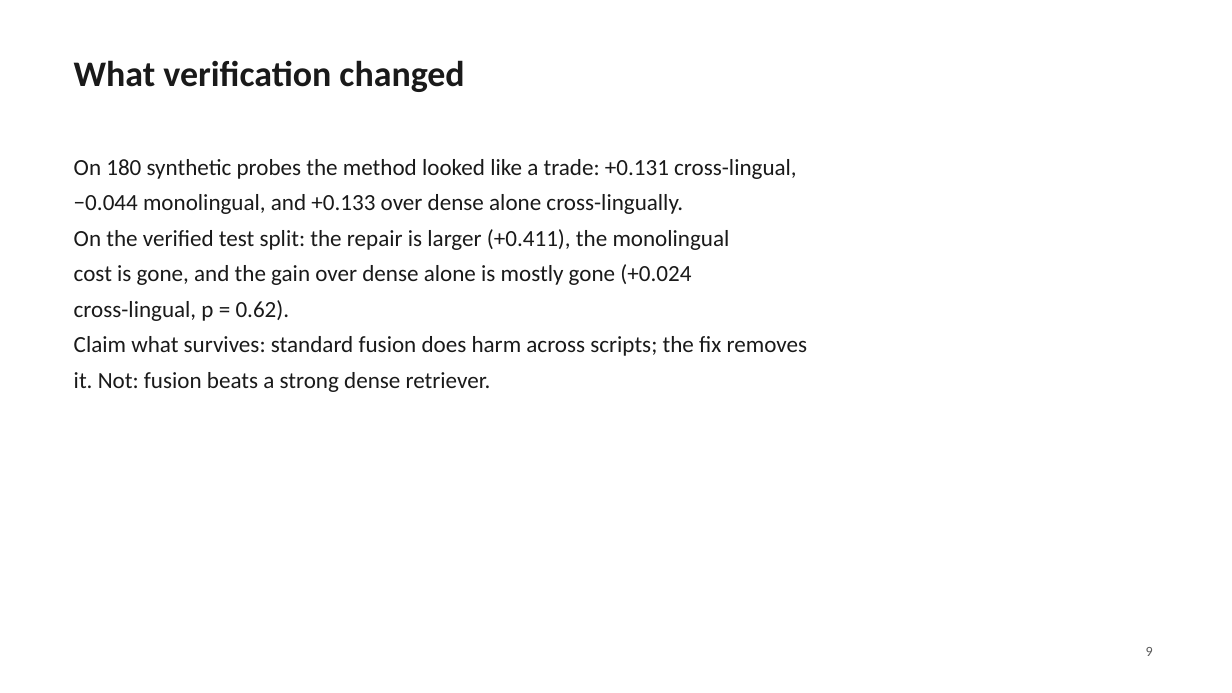
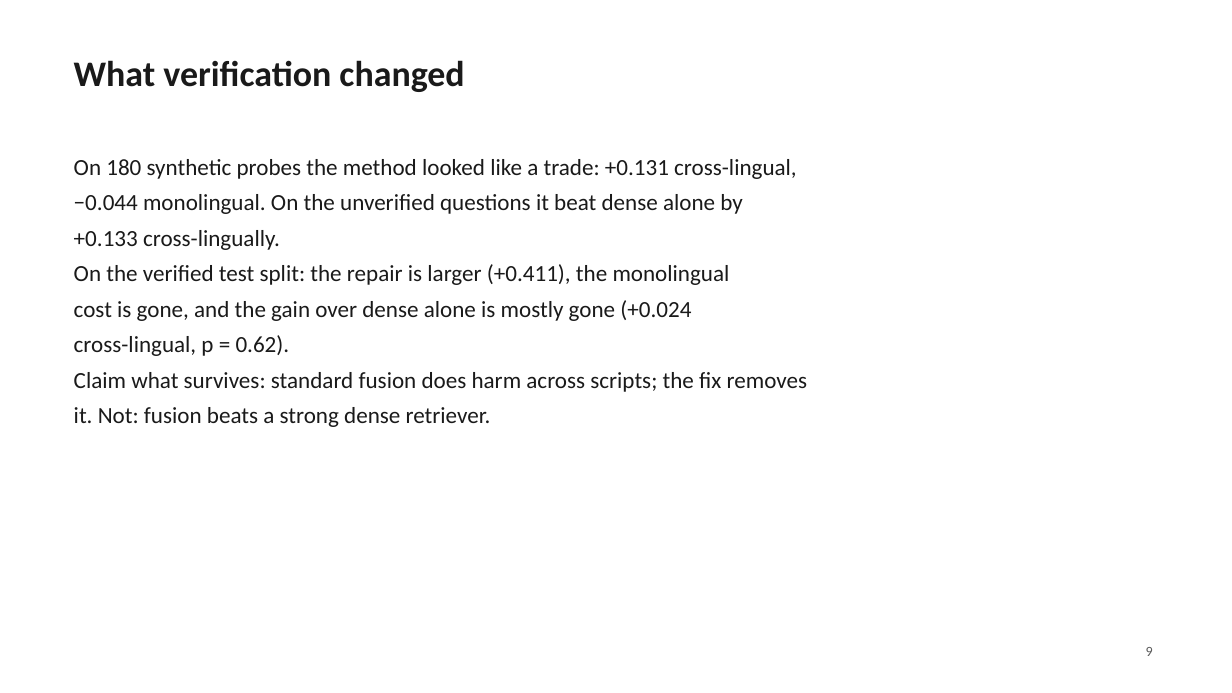
Before and after one commit to dhruvv1402/IndicRAG-QA, a slide deck: slide 9 of paper/IndicRAG-QA-slides.pptx. Drawn at 1232x693 pixels with LibreOffice and Linux fonts; fonts in the diff are those of the drawing. Boxes give left, top, right and bottom in pixels: in the first picture for what was removed or moved away, otherwise in the second. Text is boxed around its words. In the diff, an @@ line names an element or a change of style, - is before the commit and + after.

```diff
--- a/paper/IndicRAG-QA-slides.pptx
+++ b/paper/IndicRAG-QA-slides.pptx
@@ text at (x1=74, y1=194, x2=742, y2=250): text changed @@
-−0.044 monolingual, and +0.133 over dense alone cross-lingually.
+−0.044 monolingual. On the unverified questions it beat dense alone by
++0.133 cross-lingually.
```
Also in this commit, not shown: 11 other files.
